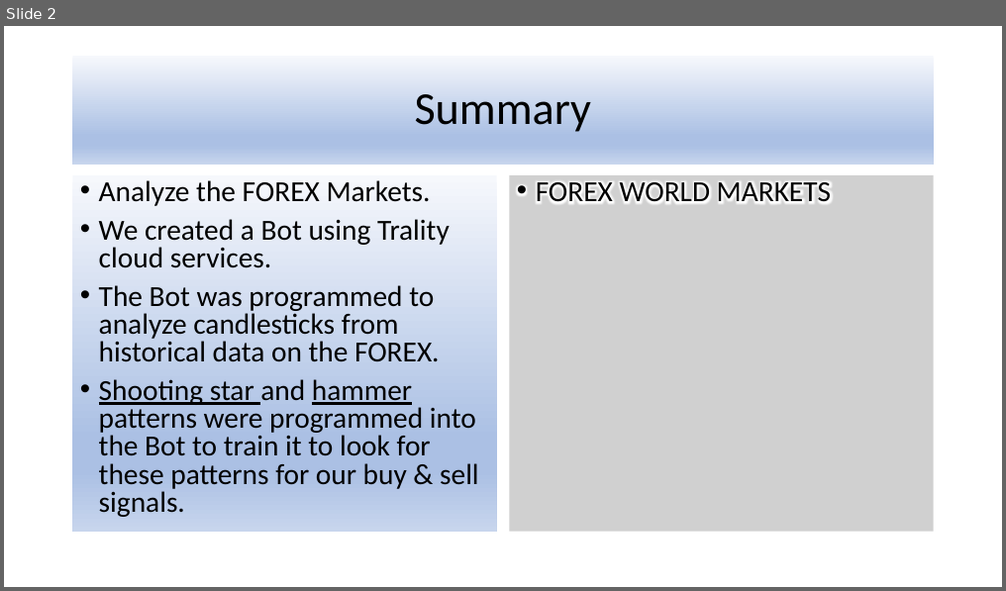
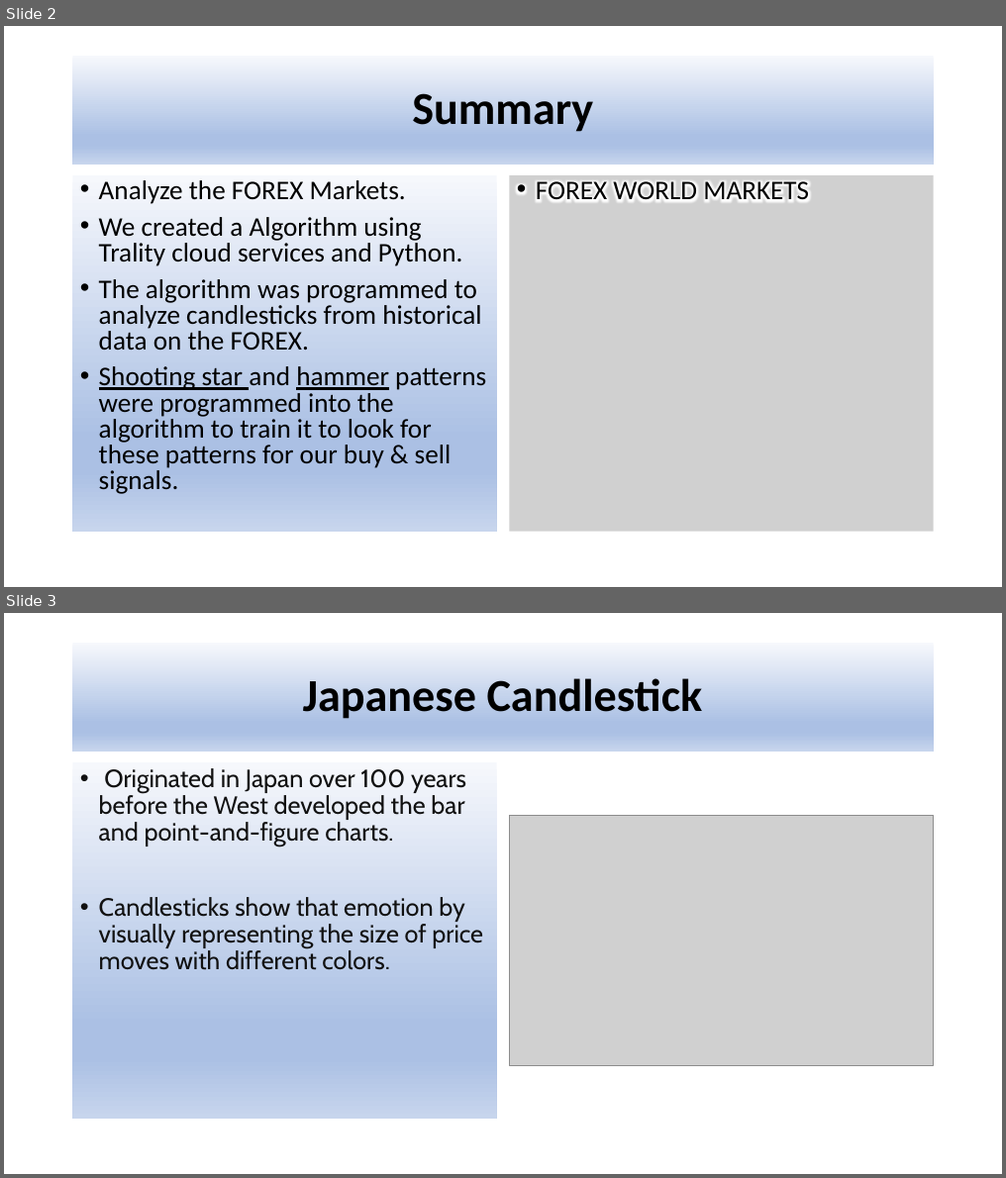
Before and after one commit to nestor39/trading_algorithm, a slide deck: Project_3.pptx. Shown one above the other, each under a label of ours: slide 2 before the commit, slides 2 and 3 after it. The pictures are 1006x591 and 1006x1178 pixels, drawn with LibreOffice and Linux fonts; fonts in the diff are those of the drawing; grey boxes stand for pictures. Boxes give left, top, right and bottom in pixels: in the first picture for what was removed or moved away, otherwise in the second. Text is boxed around its words. In the diff, an @@ line names an element or a change of style, - is before the commit and + after.

```diff
--- a/Project_3.pptx
+++ b/Project_3.pptx
@@ slide 3 added at (4,613,1002,1174), background #FFFFFF @@
@@ title added at (73,643,934,752), fill gradient #F6F8FC to #ABC0E4 to #C7D5ED, 44 pt, text #000000, bold @@
+Japanese Candlestick
@@ text added at (73,762,497,1119), fill gradient #F6F8FC to #ABC0E4 to #C7D5ED, 24 pt, text #111111 @@
+• Originated in Japan over 100 years before the West developed the bar and point-and-figure charts.
+• Candlesticks show that emotion by visually representing the size of price moves with different colors.
@@ picture added at (509,815,934,1065) @@
@@ slide 2 changed as well @@
@@ title "Summary" at (73,56,934,165): bold on @@
@@ text at (99,180,406,204): size 28 to 25.9 pt in "Analyze the FOREX Markets." @@
@@ picture "FOREX WORLD MARKETS" at (509,175,934,532): size 28 to 25.9 pt @@
@@ text at (99,217,486,494): text changed; size 28 to 25.9 pt @@
-• We created a Bot using Trality cloud services.
-• The Bot was programmed to analyze candlesticks from historical data on the FOREX.
-• Shooting star and hammer patterns were programmed into the Bot to train it to look for these patterns for our buy & sell signals.
+• We created a Algorithm using Trality cloud services and Python.
+• The algorithm was programmed to analyze candlesticks from historical data on the FOREX.
+• Shooting star and hammer patterns were programmed into the algorithm to train it to look for these patterns for our buy & sell signals.
```
Also in this commit, not shown: 7 other slides changed, 1 other slide added, 2 other files.
